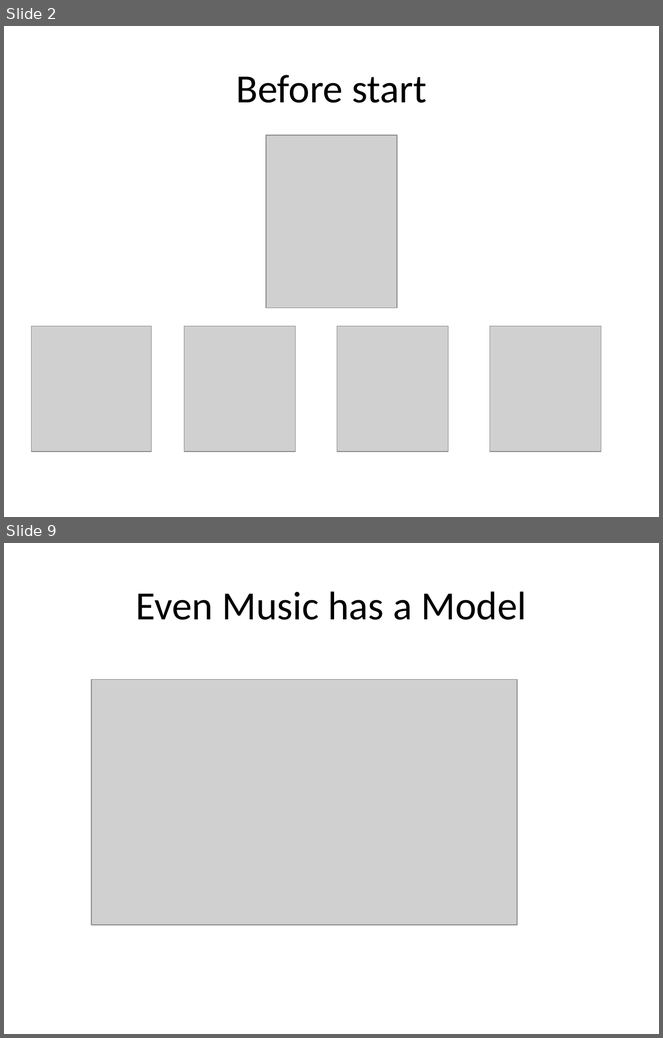
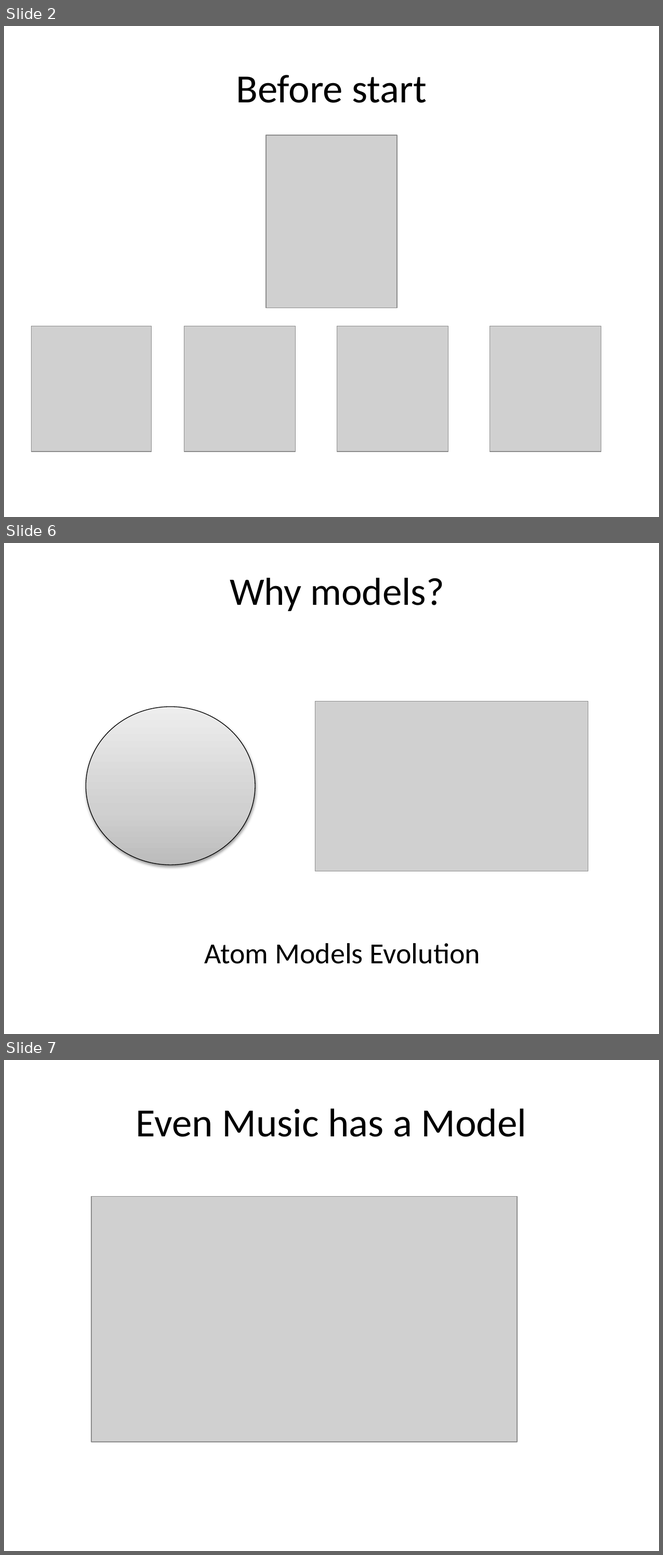
Before and after one commit to arturtv/dddpresentation, a slide deck: Domain-DrivenDesign.A.Trosin.pptx. Shown one above the other, each under a label of ours: slides 2 and 9 before the commit, slides 2, 6 and 7 after it; the slides between them are not shown. The pictures are 663x1038 and 663x1555 pixels, drawn with LibreOffice and Linux fonts; fonts in the diff are those of the drawing; grey boxes stand for pictures. Boxes give left, top, right and bottom in pixels: in the first picture for what was removed or moved away, otherwise in the second. Text is boxed around its words. In the diff, an @@ line names an element or a change of style, - is before the commit and + after.

```diff
--- a/Domain-DrivenDesign.A.Trosin.pptx
+++ b/Domain-DrivenDesign.A.Trosin.pptx
@@ slide 6 added at <box>4,543,659,1034</box>, background #FFFFFF @@
@@ text added at <box>230,578,444,611</box>, 42.9 pt, text #000000 @@
+Why models?
@@ ellipse added at <box>86,707,255,865</box>, fill gradient #BDBDBD to #D1D1D1 to #EEEEEE, outline #000000 0.75 pt @@
@@ picture added at <box>315,702,588,871</box> @@
@@ title added at <box>204,943,480,964</box>, 32 pt, text #000000 @@
+Atom Models Evolution
@@ what was slide 9 is now slide 7 @@
```
Also in this commit, not shown: 7 slides changed, 1 other slide added, 1 slide removed.
